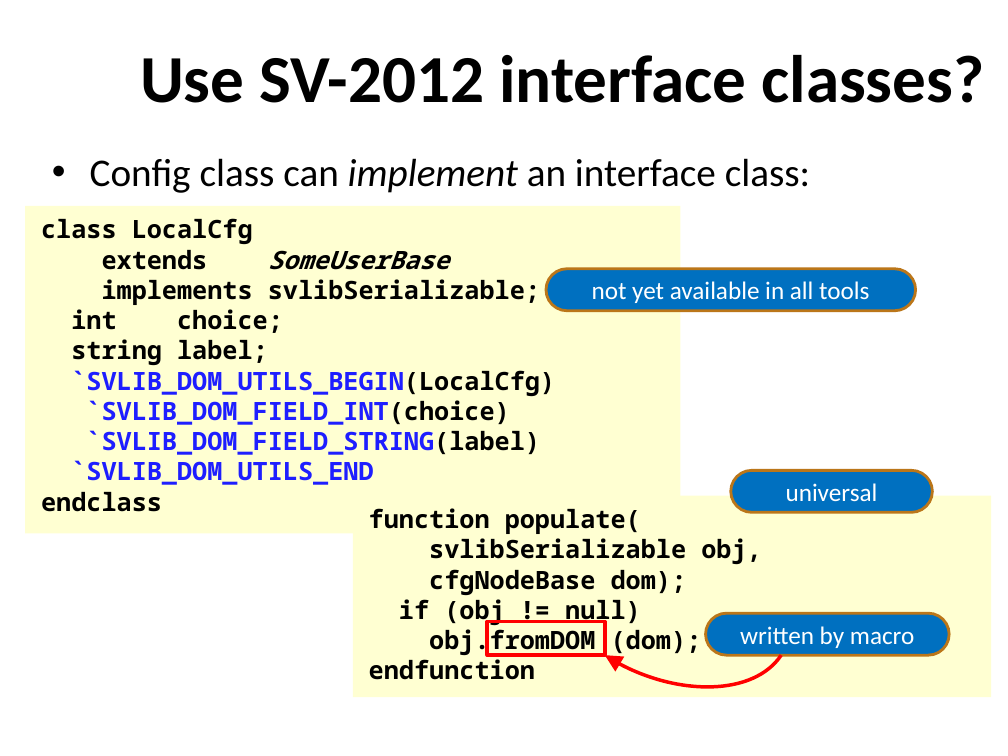
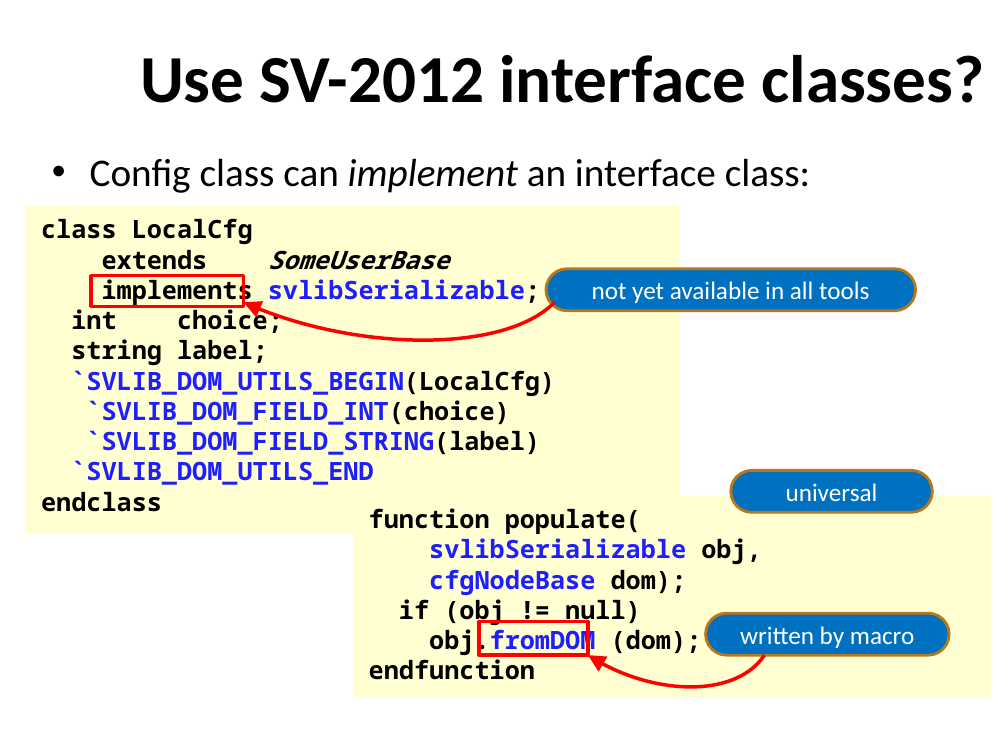
Before and after one commit to xiaoweish/svlib, a slide deck: slide 16 of svlib/doc/163-aq602-latest-draft.pptm. Drawn at 1008x756 pixels with LibreOffice and Linux fonts; fonts in the diff are those of the drawing; background and template pictures are left out. Boxes give left, top, right and bottom in pixels: in the first picture for what was removed or moved away, otherwise in the second. Text is boxed around its words. In the diff, an @@ line names an element or a change of style, - is before the commit and + after.

```diff
--- a/svlib/doc/163-aq602-latest-draft.pptm
+++ b/svlib/doc/163-aq602-latest-draft.pptm
@@ rectangle added at [91,276,243,306], outline #FF0000 2.5 pt @@
@@ text in rectangle at [102,275,540,305]: text colour #000000 to #1E1EFF in "svlibSerializable;" @@
@@ freeform shape added at [243,302,554,351], outline #FF0000 2.5 pt @@
@@ text in rectangle at [429,538,761,656]: text colour #000000 to #1E1EFF in "svlibSerializable", "cfgNodeBase", "obj.fromDOM" @@
@@ rectangle: place and size @@
-rectangle at [487,622,605,655]
+rectangle at [479,622,588,655]
@@ freeform shape: place and size @@
-freeform shape at [605,655,781,697]
+freeform shape at [588,655,764,697]
```
Also in this commit, not shown: 2 other slides changed, 1 other file.
